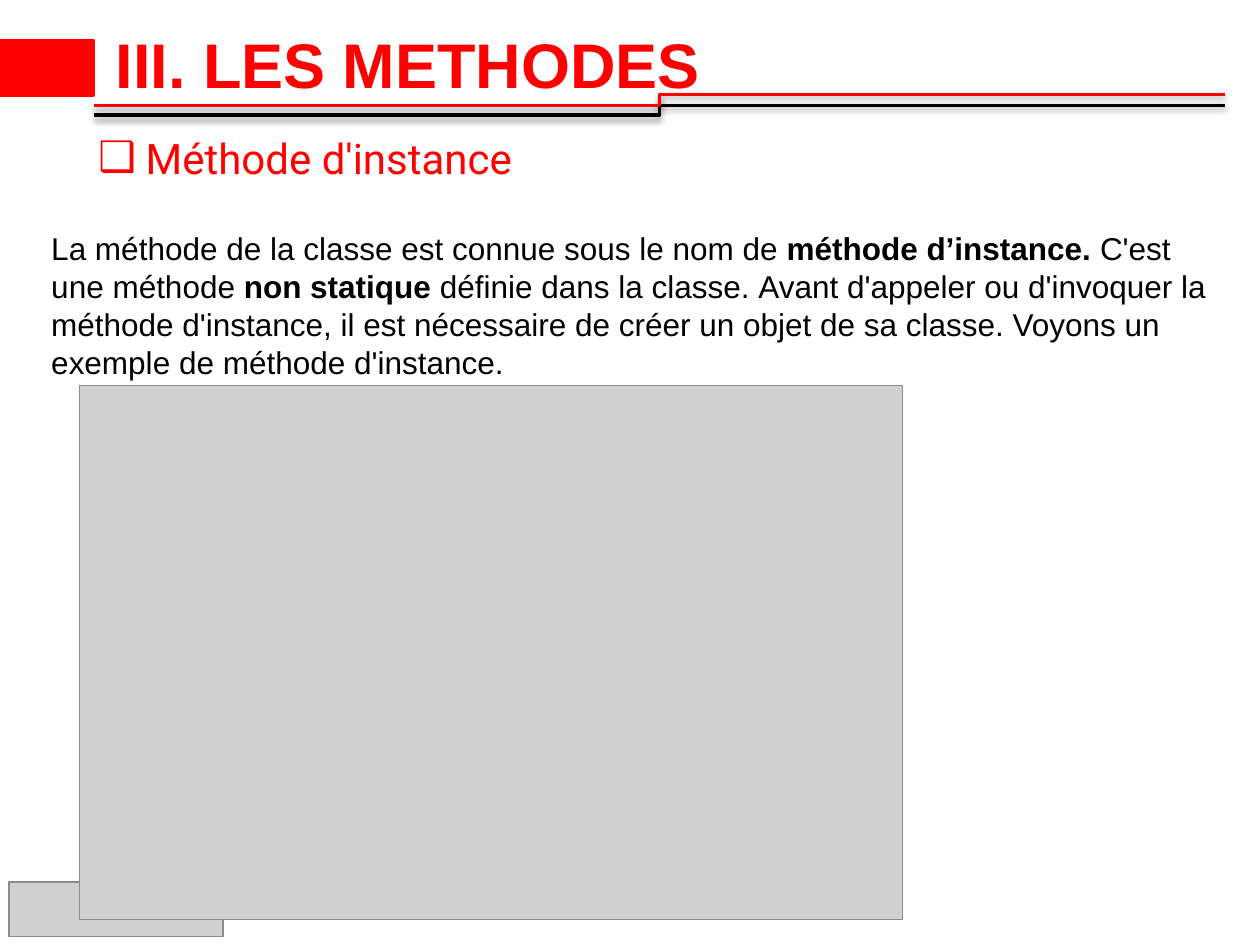
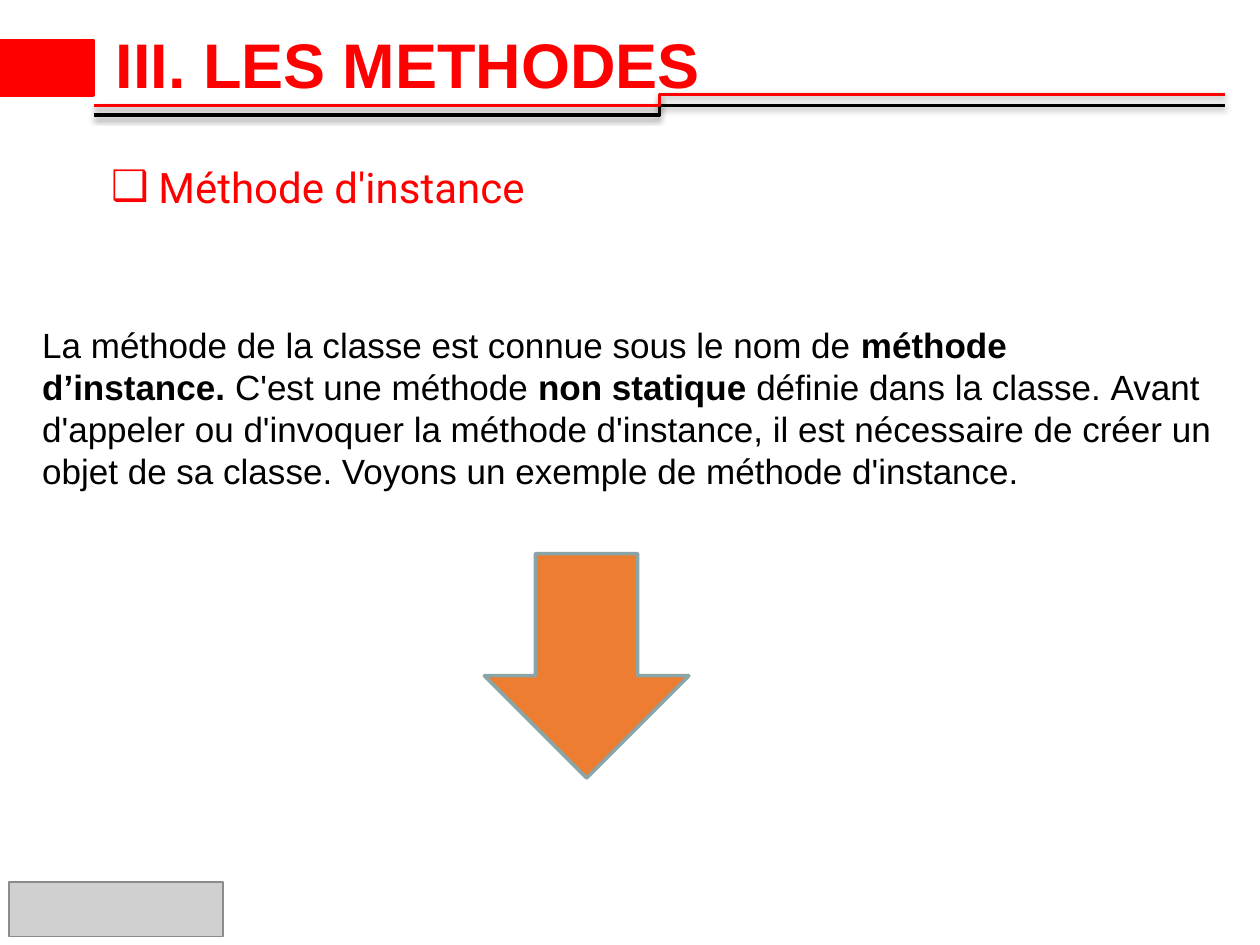
Before and after one commit to 2losky/Poo_Java, a slide deck: slide 23 of java-oop dernier 10.pptx. Drawn at 1260x945 pixels with LibreOffice and Linux fonts; fonts in the diff are those of the drawing; grey boxes stand for pictures; background and template pictures are left out. Boxes give left, top, right and bottom in pixels: in the first picture for what was removed or moved away, otherwise in the second. Text is boxed around its words. In the diff, an @@ line names an element or a change of style, - is before the commit and + after.

```diff
--- a/java-oop dernier 10.pptx
+++ b/java-oop dernier 10.pptx
@@ text "Méthode d'instance": place and size @@
-text "Méthode d'instance" at bbox=[146, 142, 512, 175]
+text "Méthode d'instance" at bbox=[158, 171, 524, 204]
@@ text "La méthode de la classe ...": place and size @@
-text "La méthode de la classe ..." at bbox=[51, 236, 1206, 380]
+text "La méthode de la classe ..." at bbox=[42, 332, 1211, 491]
@@ text "La méthode de la classe ..." at bbox=[42, 332, 1211, 491]: size 18 to 20 pt @@
@@ picture removed at bbox=[79, 386, 903, 920] @@
@@ down arrow added at bbox=[484, 553, 688, 777], fill #ED7D31, outline #8AA6A8 2 pt @@
```
Also in this commit, not shown: 9 other slides changed, 4 slides added.
